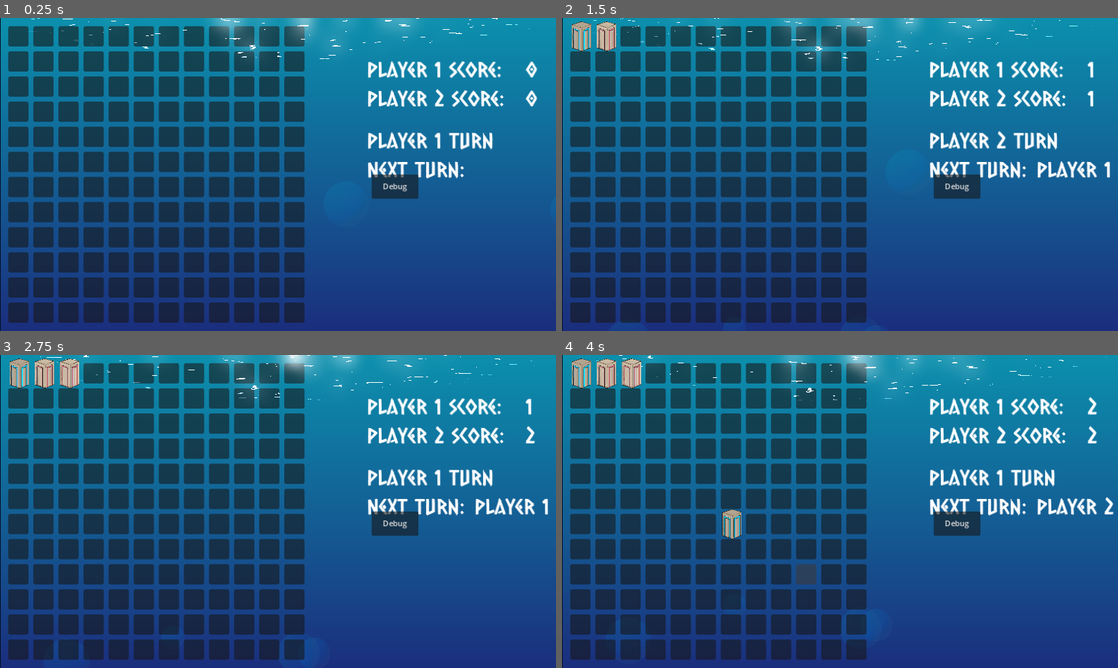
Above: before the commit, frames 1-4 (two rows, left to right).
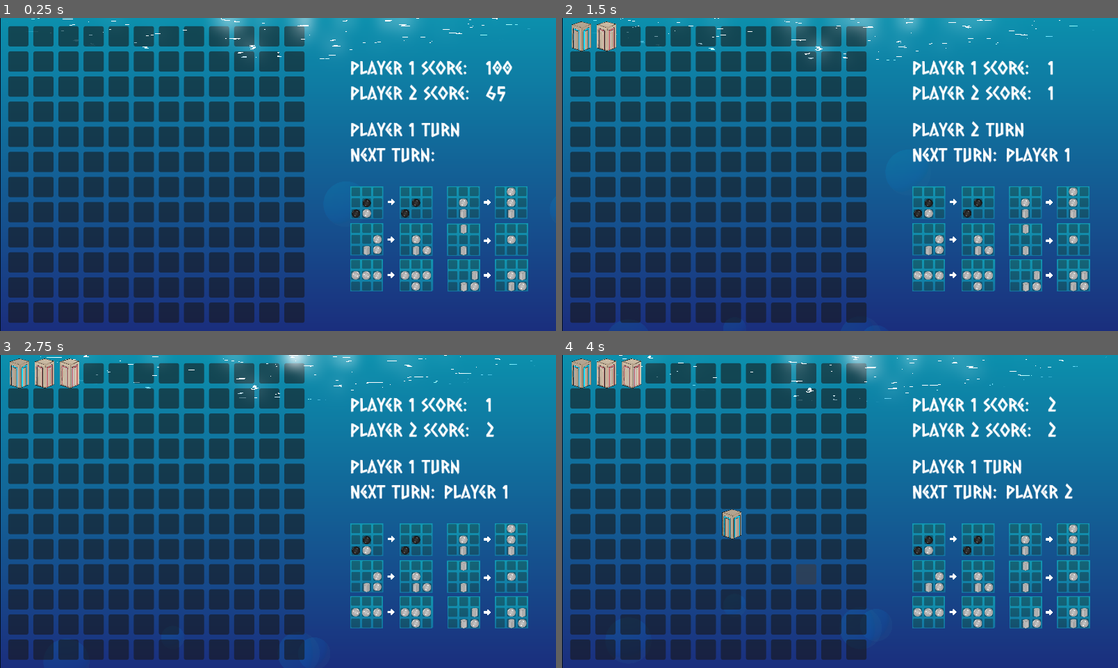
Above: after the commit, the same moments.

Repository: BeadsInCheese/CellularBubbleState
Game: Godot game, scene res://MainGame.tscn
The game is run twice, just before and just after one commit, with the same random seed, the same clock (stepped at 60 frames per second) and the same inputs. This scene is started directly instead of the project's main scene.
Inputs (mouse positions are in pixels of both pictures, inside the frame that each line leads up to):
- Up to frame 1 (0.25 s): no input
- Up to frame 2 (1.5 s): click (578, 36) at 0.52 s; click (606, 36) at 1.27 s
- Up to frame 3 (2.75 s): click (66, 373) at 2.02 s
- Up to frame 4 (4 s): move the mouse to (962, 495) at 2.77 s; hold M 2.78-3.5 s; click (962, 495) at 2.92 s; drag from (728, 527) to (812, 574) at 3.52 s

The runs differ from the first frame. In frame 1, 11% of the frame differs, in the area x 63-97%, y 13-88%; in frame 2, 11%; in frame 3, 11%; in frame 4, 11%, in the area x 63-100%, y 13-88%.

Commit message:
added rules cheatsheet

Diff:
--- a/gamejam2025/MainGame.tscn
+++ b/gamejam2025/MainGame.tscn
@@ -118,6 +118,7 @@
 environment = SubResource("Environment_in81w")
 
 [node name="Button" type="Button" parent="."]
+visible = false
 top_level = true
 offset_left = 770.0
 offset_top = 324.0
@@ -126,10 +127,11 @@
 text = "Debug"
 
 [node name="Sidebar" parent="." instance=ExtResource("3_xlshu")]
-offset_left = 760.0
+offset_left = 725.0
 offset_top = 78.0
-offset_right = 1144.0
+offset_right = 1114.0
 offset_bottom = 620.0
+scale = Vector2(0.87, 0.87)
 
 [node name="AudioStreamPlayer2D2" type="AudioStreamPlayer2D" parent="."]
 stream = ExtResource("7_nmuy5")
--- a/gamejam2025/sidebar.tscn
+++ b/gamejam2025/sidebar.tscn
@@ -1,7 +1,8 @@
-[gd_scene load_steps=3 format=3 uid="uid://b4rgdo55qhhue"]
+[gd_scene load_steps=4 format=3 uid="uid://b4rgdo55qhhue"]
 
 [ext_resource type="Script" path="res://GUI.gd" id="1_50b85"]
 [ext_resource type="Theme" path="res://FontArtistic.tres" id="2_7aq0k"]
+[ext_resource type="Texture2D" uid="uid://dxmmo6dsch0qk" path="res://resources/finitebubblestate_rules02d.png" id="3_sdivc"]
 
 [node name="Sidebar" type="VBoxContainer"]
 custom_minimum_size = Vector2(100, 100)
@@ -16,17 +17,18 @@
 
 [node name="RichTextLabel" type="RichTextLabel" parent="contUpper1"]
 clip_contents = false
-custom_minimum_size = Vector2(325, 0)
+custom_minimum_size = Vector2(320, 0)
 layout_mode = 2
 theme = ExtResource("2_7aq0k")
 text = "Player 1 score: "
 
 [node name="Score_player1" type="RichTextLabel" parent="contUpper1"]
 clip_contents = false
+custom_minimum_size = Vector2(65, 0)
 layout_mode = 2
 size_flags_horizontal = 8
 theme = ExtResource("2_7aq0k")
-text = "0"
+text = "100"
 fit_content = true
 
 [node name="contUpper2" type="HBoxContainer" parent="."]
@@ -35,16 +37,17 @@
 
 [node name="RichTextLabel" type="RichTextLabel" parent="contUpper2"]
 clip_contents = false
-custom_minimum_size = Vector2(325, 0)
+custom_minimum_size = Vector2(320, 0)
 layout_mode = 2
 theme = ExtResource("2_7aq0k")
 text = "Player 2 score: "
 
 [node name="Score_player2" type="RichTextLabel" parent="contUpper2"]
 clip_contents = false
+custom_minimum_size = Vector2(65, 0)
 layout_mode = 2
 theme = ExtResource("2_7aq0k")
-text = "0"
+text = "65"
 fit_content = true
 
 [node name="separator1" type="Label" parent="."]
@@ -73,3 +76,8 @@
 theme = ExtResource("2_7aq0k")
 fit_content = true
 autowrap_mode = 0
+
+[node name="Sprite2D" type="Sprite2D" parent="."]
+position = Vector2(213, 436)
+scale = Vector2(0.5, 0.5)
+texture = ExtResource("3_sdivc")
Binary file added: gamejam2025/resources/finitebubblestate_rules02d.png
Not shown, added: gamejam2025/resources/finitebubblestate_rules02d.png.import
